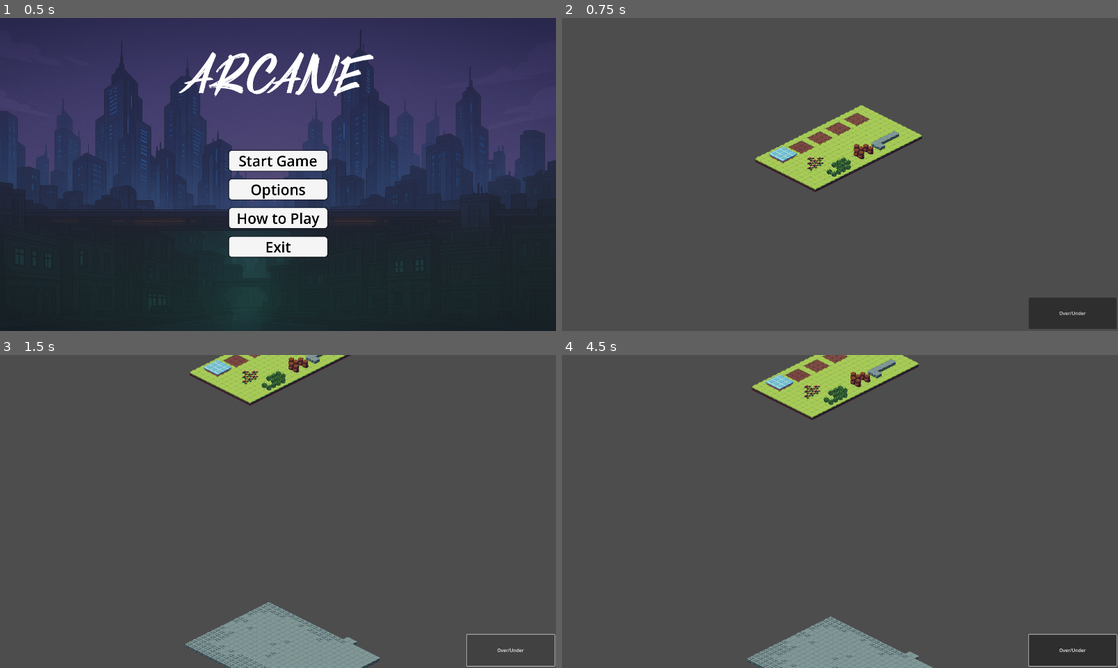
Above: before the commit, frames 1-4 (two rows, left to right).
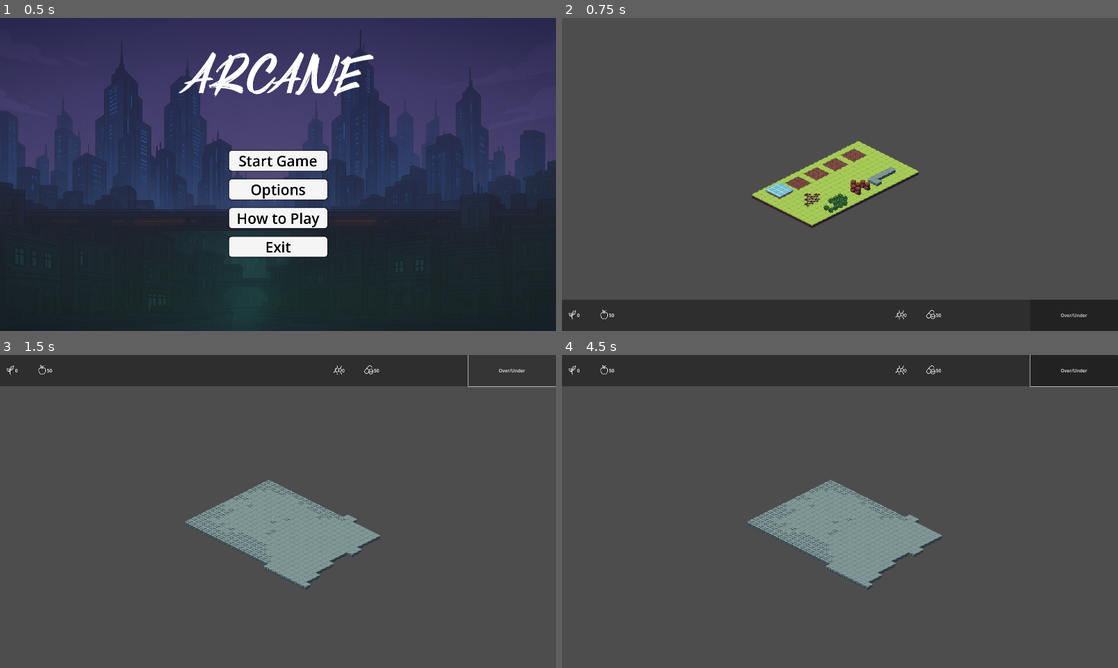
Above: after the commit, the same moments.

Repository: Volkisvolk/The-Team-Nine-Menace
Game: Godot game, scene res://screens/mainMenuScreen.tscn
Same seed, same stepped clock (60 frames per second), same inputs: the game is played once before the commit and once after it.
Inputs (mouse positions are in pixels of both pictures, inside the frame that each line leads up to):
- Up to frame 1 (0.5 s): no input
- Up to frame 2 (0.75 s): click "Start Game" at 0.5 s
- Up to frame 3 (1.5 s): click "Over/Under" at 1.25 s
- Up to frame 4 (4.5 s): click "Over/Under" at 2 s; click "Over/Under" at 2.75 s; tap Enter at 3.5 s; move the mouse to (962, 495) at 3.52 s; click (962, 495) at 3.67 s; tap Space at 4.25 s; move the mouse to (728, 527) at 4.27 s; click (728, 527) at 4.42 s

Frame 1 is identical in both runs. In frame 2, 15% of the frame differs, in the area x 0-100%, y 27-100%; in frame 3, 19%; in frame 4, 21%, in the area x 0-100%, y 0-100%.
Error after the commit: Invalid assignment of property or key 'text' with value of type 'String' on a base object of type 'null instance'. (res://scripts/global.gd:86)

Commit message:
Add UI for org,chem,food,drug

Diff:
--- a/arcane/screens/buildingScript.gd
+++ b/arcane/screens/buildingScript.gd
@@ -51,16 +51,15 @@
 func _on_button_pressed() -> void:
 	if worldChangeBool == true:
 		for i in range(20):
-			camera.position = Vector2(0,i*50)
+			camera.position = Vector2(0,972)
 			worldChangeBool = false
 			await get_tree().create_timer(0.0000000000000001).timeout
 		return
 	if worldChangeBool == false:
 		for i in range(20):
 			var count = 1000 -i *50
-			camera.position = Vector2(0.0,count)
+			camera.position = Vector2(0.0,0.0)
 			await get_tree().create_timer(0.0000000000000001).timeout
 			worldChangeBool = true
 		return
-
 	pass # Replace with function body.
--- a/arcane/screens/mainScreen.tscn
+++ b/arcane/screens/mainScreen.tscn
@@ -1,8 +1,12 @@
-[gd_scene load_steps=6 format=4 uid="uid://c2l8upswfsi82"]
+[gd_scene load_steps=10 format=4 uid="uid://c2l8upswfsi82"]
 
 [ext_resource type="Script" uid="uid://nhjucnigdqjd" path="res://scripts/global.gd" id="1_gq31x"]
 [ext_resource type="Texture2D" uid="uid://bflg2yef1v4n4" path="res://assets/isometric tileset/spritesheet.png" id="1_xw2hw"]
+[ext_resource type="Texture2D" uid="uid://by2kha40052qq" path="res://assets/images/org.png" id="2_2rktw"]
 [ext_resource type="Script" uid="uid://cx6i4m6ov35i5" path="res://screens/buildingScript.gd" id="2_iw6lq"]
+[ext_resource type="Texture2D" uid="uid://d14l3782cqok3" path="res://assets/images/food.png" id="3_b1vw7"]
+[ext_resource type="Texture2D" uid="uid://ynkaac8qwohs" path="res://assets/images/chem.png" id="4_n5buc"]
+[ext_resource type="Texture2D" uid="uid://dash8mwappmbg" path="res://assets/images/drug.png" id="5_36ifp"]
 
 [sub_resource type="TileSetAtlasSource" id="TileSetAtlasSource_gq31x"]
 texture = ExtResource("1_xw2hw")
@@ -353,15 +357,94 @@
 
 [node name="Node2D" type="Node2D" parent="."]
 
+[node name="Static UI" type="Control" parent="Node2D"]
+layout_mode = 3
+anchors_preset = 0
+offset_left = -11.0
+offset_top = 124.0
+offset_right = 29.0
+offset_bottom = 164.0
+
+[node name="Panel" type="Panel" parent="Node2D/Static UI"]
+layout_mode = 1
+anchors_preset = 7
+anchor_left = 0.5
+anchor_top = 1.0
+anchor_right = 0.5
+anchor_bottom = 1.0
+offset_left = -969.0
+offset_top = 268.0
+offset_right = 951.0
+offset_bottom = 376.0
+grow_horizontal = 2
+grow_vertical = 0
+
+[node name="Stats" type="HBoxContainer" parent="Node2D/Static UI/Panel"]
+layout_mode = 1
+anchors_preset = 7
+anchor_left = 0.5
+anchor_top = 1.0
+anchor_right = 0.5
+anchor_bottom = 1.0
+offset_left = -908.0
+offset_top = -108.0
+offset_right = 657.0
+grow_horizontal = 2
+grow_vertical = 0
+theme_override_constants/separation = 1000
+
+[node name="statsOver" type="HBoxContainer" parent="Node2D/Static UI/Panel/Stats"]
+layout_mode = 2
+theme_override_constants/separation = 100
+
+[node name="organictxt" type="Label" parent="Node2D/Static UI/Panel/Stats/statsOver"]
+layout_mode = 2
+text = "000"
+
+[node name="org" type="Sprite2D" parent="Node2D/Static UI/Panel/Stats/statsOver/organictxt"]
+position = Vector2(-17, 10)
+scale = Vector2(0.1025, 0.1025)
+texture = ExtResource("2_2rktw")
+
+[node name="foodtxt" type="Label" parent="Node2D/Static UI/Panel/Stats/statsOver"]
+layout_mode = 2
+text = "111"
+
+[node name="food" type="Sprite2D" parent="Node2D/Static UI/Panel/Stats/statsOver/foodtxt"]
+position = Vector2(-17, 10)
+scale = Vector2(0.1025, 0.1025)
+texture = ExtResource("3_b1vw7")
+
+[node name="statsUnder" type="HBoxContainer" parent="Node2D/Static UI/Panel/Stats"]
+layout_mode = 2
+theme_override_constants/separation = 100
+
+[node name="chemic" type="Label" parent="Node2D/Static UI/Panel/Stats/statsUnder"]
+layout_mode = 2
+text = "222"
+
+[node name="chem" type="Sprite2D" parent="Node2D/Static UI/Panel/Stats/statsUnder/chemic"]
+position = Vector2(-13, 10)
+scale = Vector2(0.1025, 0.1025)
+texture = ExtResource("4_n5buc")
+
+[node name="drugs" type="Label" parent="Node2D/Static UI/Panel/Stats/statsUnder"]
+layout_mode = 2
+text = "333"
+
+[node name="drug" type="Sprite2D" parent="Node2D/Static UI/Panel/Stats/statsUnder/drugs"]
+position = Vector2(-17, 10)
+scale = Vector2(0.1025, 0.1025)
+texture = ExtResource("5_36ifp")
+
+[node name="Button" type="Button" parent="Node2D"]
+offset_left = 657.0
+offset_top = 432.0
+offset_right = 960.0
+offset_bottom = 540.0
+text = "Over/Under"
+
 [node name="Camera2D" type="Camera2D" parent="Node2D"]
-position = Vector2(-11, 124)
-
-[node name="Button" type="Button" parent="Node2D/Camera2D"]
-offset_left = 652.0
-offset_top = 425.0
-offset_right = 955.0
-offset_bottom = 533.0
-text = "Over/Under"
 
 [node name="board" type="Node2D" parent="Node2D"]
 script = ExtResource("2_iw6lq")
@@ -384,5 +467,5 @@
 wait_time = 10.0
 autostart = true
 
-[connection signal="pressed" from="Node2D/Camera2D/Button" to="Node2D/board" method="_on_button_pressed"]
+[connection signal="pressed" from="Node2D/Button" to="Node2D/board" method="_on_button_pressed"]
 [connection signal="timeout" from="Timer" to="." method="_on_timer_timeout"]
--- a/arcane/scripts/global.gd
+++ b/arcane/scripts/global.gd
@@ -26,6 +26,7 @@
 	underworld_people = 10
 	mood_overworld = 50 # mood from 0-100, 100 is shit, 0 is great
 	mood_underworld = 50
+	updateUI()
 
 func add_gold(val):
 	gold += val
@@ -53,6 +54,7 @@
 func _on_timer_timeout() -> void:
 	print("_on_timer_timeout")
 	check_mood()
+	updateUI()
 	pass # Replace with function body.
 
 
@@ -80,6 +82,12 @@
 	print(mood_overworld)
 	print(mood_underworld)
 
+func updateUI():
+	$"Node2D/Static UI/Panel/Stats/statsOver/organictxt".text= str(organic)
+	$"Node2D/Static UI/Panel/Stats/statsOver/foodtxt".text=str(food)
+	$"Node2D/Static UI/Panel/Stats/statsUnder/chemic".text=str(chemical)
+	$"Node2D/Static UI/Panel/Stats/statsUnder/drugs".text=str(drug)
+	pass
 
 func food_tick():
 	pass
Binary file added: arcane/assets/images/chem.png
Not shown, added: arcane/assets/images/chem.png.import
Binary file added: arcane/assets/images/drug.png
Not shown, added: arcane/assets/images/drug.png.import
Binary file added: arcane/assets/images/food.png
Not shown, added: arcane/assets/images/food.png.import
Binary file added: arcane/assets/images/org.png
Not shown, added: arcane/assets/images/org.png.import
Not shown: 1 places in arcane/screens/mainMenuScreen.tscn that only renumber resources
